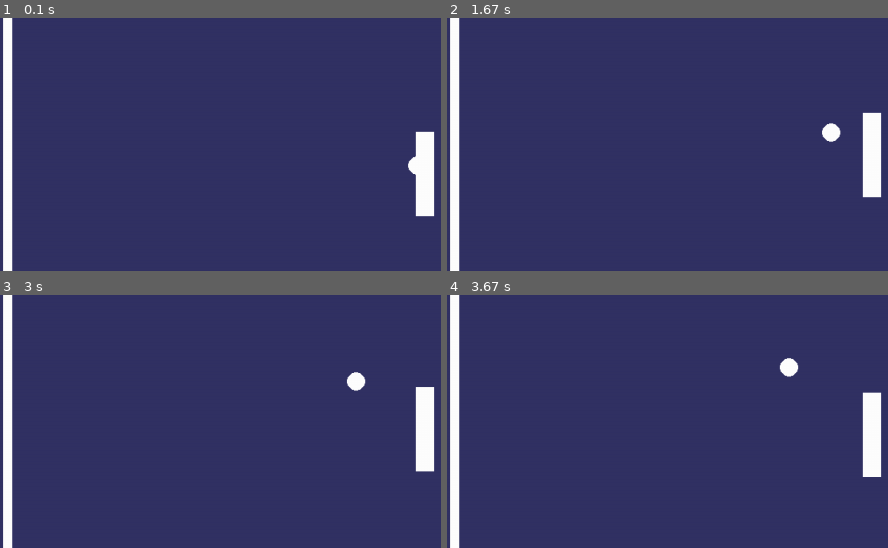
Above: before the commit, frames 1-4 (two rows, left to right).
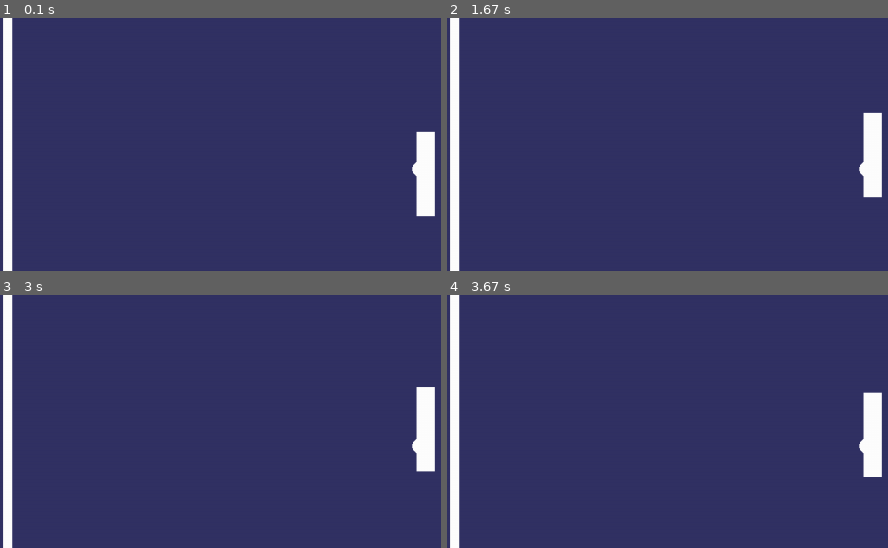
Above: after the commit, the same moments.

Repository: RandumPerson314/pygame-pong
Game: pygame game, started from __main__.py
Same seed, same stepped clock (60 frames per second), same inputs: the game is played once before the commit and once after it.
Inputs:
- Up to frame 1 (0.1 s): no input
- Up to frame 2 (1.67 s): hold Up 0.33-0.8 s; hold Down 0.83-1.13 s; hold S 0.83-1.13 s; hold Up 1.17-1.53 s; hold W 1.17-1.53 s; hold Down from 1.57 s (still down); hold S from 1.57 s (still down)
- Up to frame 3 (3 s): release Down at 1.93 s; release S at 1.93 s; hold Up 1.97-2.27 s; hold W 1.97-2.27 s; hold Down 2.3-2.6 s; hold S 2.3-2.6 s; hold Up from 2.63 s (still down); hold W from 2.63 s (still down)
- Up to frame 4 (3.67 s): release Up at 3 s; release W at 3 s; hold Down 3.03-3.4 s; hold S 3.03-3.4 s; hold Up from 3.43 s (still down); hold W from 3.43 s (still down)
The pictures show only the part of the screen within x 50-100%, y 19-69%; the shares and areas given below are measured in that part.

The runs differ from the first frame. In frame 1, 0.3% of the frame differs, in the area x 92-99%, y 45-79%; in frame 2, 0.5%; in frame 3, 0.5%; in frame 4, 0.5%, in the area x 75-99%, y 24-72%.

Commit message:
int variables and paddle2 hits

Diff:
--- a/__main__.py
+++ b/__main__.py
@@ -13,32 +13,32 @@
 background_colour = (50, 50, 100)
 
 # Ball varibables
-ball_radius = screen_width/96
-ball_x, ball_y = (screen_width - ball_radius * 4), (screen_height - ball_radius)/2
-ball_x_speed, ball_y_speed = 0 - screen_width/2560, 0 - screen_width/2560
+ball_radius = screen_width//96
+ball_x, ball_y = (screen_width - ball_radius * 4), (screen_height - ball_radius)//2
+ball_x_speed, ball_y_speed = 0 - screen_width//2560, 0 - screen_width//2560
 
 # Paddle variables
-paddle_height = screen_height/6
-paddle_width = screen_width/48
+paddle_height = screen_height//6
+paddle_width = screen_width//48
 
 # Paddle1
-paddle1_x = screen_width/38.4
-paddle1_y = screen_height / 2 - (paddle_height / 2)
+paddle1_x = screen_width//38
+paddle1_y = int(screen_height / 2 - (paddle_height / 2))
 
 # Paddle2
 paddle2_x = screen_width - paddle1_x - paddle_width
-paddle2_y = screen_height / 2 - (paddle_height / 2)
+paddle2_y = int(screen_height / 2 - (paddle_height / 2))
 
 # Middle line variables
-middle_line_width = paddle_width / 2
-middle_line_x = screen_width / 2 - (middle_line_width / 2)
+middle_line_width = paddle_width // 2
+middle_line_x = int(screen_width / 2 - (middle_line_width / 2))
 
 # Score variables
 user1_points = 0
 user2_points = 0
 font = pygame.font.Font("freesansbold.ttf", 32)
-point1_x = screen_width / 192
-point1_y = screen_height / 108
+point1_x = screen_width // 192
+point1_y = screen_height // 108
 point2_x = 1  #!figure out how to display it tomorrow
 point2_y = 1
 
@@ -76,6 +76,14 @@
                 ball_y_speed = abs(ball_y_speed)
             ball_x_speed = -ball_x_speed
 
+    if paddle2_x < (ball_x - ball_radius) < paddle1_x + 1 + paddle_width:
+        if paddle2_y <= ball_y <= (paddle2_y + paddle_height):
+            if ball_y < paddle2_y + (paddle_height / 2):
+                ball_y_speed = -(abs(ball_y_speed))
+            elif ball_y > paddle2_y + (paddle_height / 2):
+                ball_y_speed = abs(ball_y_speed)
+            ball_x_speed = -ball_x_speed
+
     # Ball bounces on top and bottom of screen
     if ball_y >= screen_height or ball_y <= 0:
         ball_y_speed = -ball_y_speed
